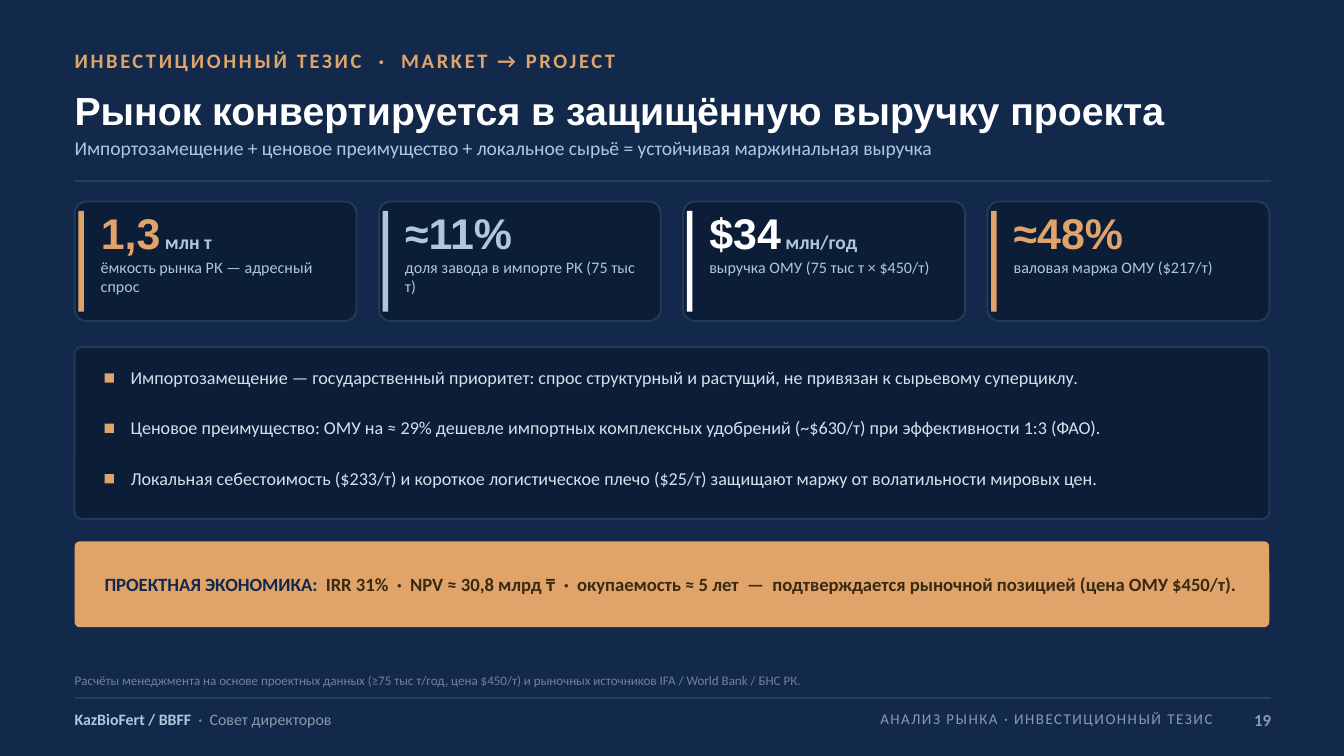
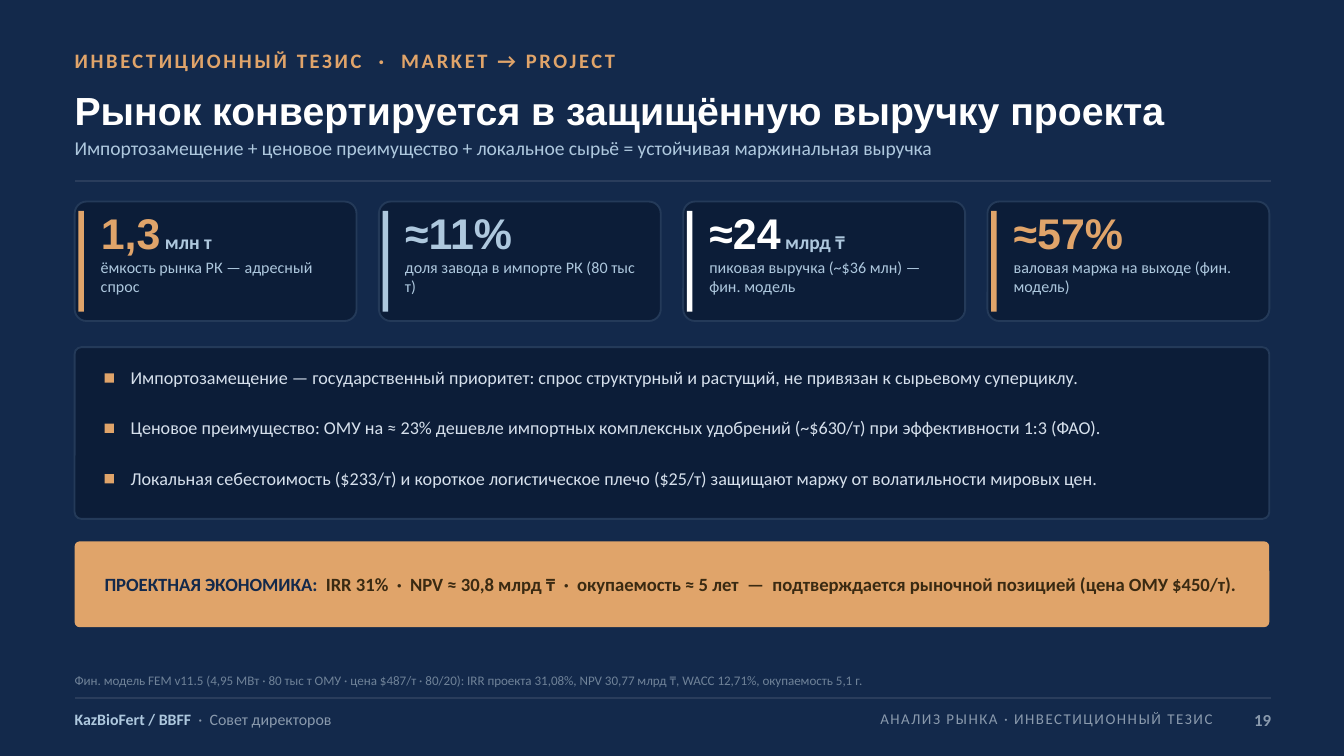
Before and after one commit to aoobakirov/board-presentation, a slide deck: slide 19 of KazBioFert_Board_Presentation_FINAL_20260709.pptx. Drawn at 1344x756 pixels with LibreOffice and Linux fonts; fonts in the diff are those of the drawing. Boxes give left, top, right and bottom in pixels: in the first picture for what was removed or moved away, otherwise in the second. Text is boxed around its words. In the diff, an @@ line names an element or a change of style, - is before the commit and + after.

```diff
--- a/KazBioFert_Board_Presentation_FINAL_20260709.pptx
+++ b/KazBioFert_Board_Presentation_FINAL_20260709.pptx
@@ text at (x1=709, y1=219, x2=831, y2=252): text changed @@
-$34 млн/год
+≈24 млрд ₸
@@ text at (x1=1014, y1=219, x2=1123, y2=250): text changed @@
-≈48%
+≈57%
@@ text at (x1=405, y1=261, x2=635, y2=294): text changed @@
-доля завода в импорте РК (75 тыс т)
+доля завода в импорте РК (80 тыс т)
@@ text at (x1=709, y1=261, x2=903, y2=295): text changed @@
-выручка ОМУ (75 тыс т × $450/т)
+пиковая выручка (~$36 млн) — фин. модель
@@ text at (x1=1014, y1=261, x2=1231, y2=295): text changed @@
-валовая маржа ОМУ ($217/т)
+валовая маржа на выходе (фин. модель)
@@ text at (x1=131, y1=421, x2=1100, y2=437): text changed @@
-Ценовое преимущество: ОМУ на ≈ 29% дешевле импортных комплексных удобрений (~$630/т) при эффективности 1:3 (ФАО).
+Ценовое преимущество: ОМУ на ≈ 23% дешевле импортных комплексных удобрений (~$630/т) при эффективности 1:3 (ФАО).
@@ text at (x1=75, y1=676, x2=862, y2=687): text changed @@
-Расчёты менеджмента на основе проектных данных (≥75 тыс т/год, цена $450/т) и рыночных источников IFA / World Bank / БНС РК.
+Фин. модель FEM v11.5 (4,95 МВт · 80 тыс т ОМУ · цена $487/т · 80/20): IRR проекта 31,08%, NPV 30,77 млрд ₸, WACC 12,71%, окупаемость 5,1 г.
```
Also in this commit, not shown: 5 other slides changed, 4 other files.
